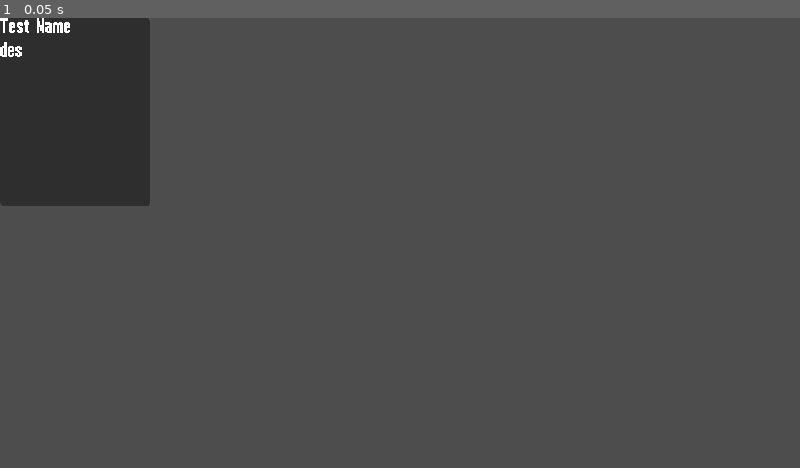
Above: before the commit, frame 1.
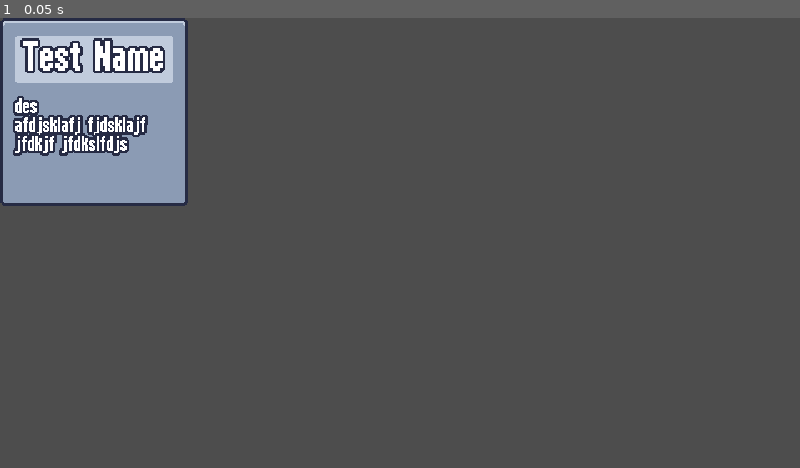
Above: after the commit, the same moment.

Repository: tes-b/godot_survival_totorial
Game: Godot game, scene res://scenes/ui/ability_upgrade_card.tscn
Two runs of this game, one before a commit and one after it. Both use one fixed random seed, a clock stepped at 60 frames per second and the inputs below. This scene is started directly instead of the project's main scene.
Inputs:
- Up to frame 1 (0.05 s): no input

The runs differ from the first frame. In frame 1, 8.2% of the frame differs, in the area x 0-24%, y 0-42%.

Commit message:
add ui texture

Diff:
--- a/resources/theme/theme.tres
+++ b/resources/theme/theme.tres
@@ -1,7 +1,32 @@
-[gd_resource type="Theme" load_steps=2 format=3 uid="uid://bf16ovvmrxj1x"]
+[gd_resource type="Theme" load_steps=5 format=3 uid="uid://bf16ovvmrxj1x"]
 
+[ext_resource type="Texture2D" uid="uid://j5lamw2tq73f" path="res://assets/ui/ui.png" id="1_ku8bc"]
 [ext_resource type="FontFile" uid="uid://chk6gghrrpgnk" path="res://resources/theme/Rockboxcond12.ttf" id="1_p6v70"]
+
+[sub_resource type="StyleBoxTexture" id="StyleBoxTexture_52kxr"]
+content_margin_left = 4.0
+content_margin_top = 4.0
+content_margin_right = 4.0
+content_margin_bottom = 4.0
+texture = ExtResource("1_ku8bc")
+texture_margin_left = 1.0
+texture_margin_top = 1.0
+texture_margin_right = 1.0
+texture_margin_bottom = 1.0
+region_rect = Rect2(18, 2, 12, 12)
+
+[sub_resource type="StyleBoxTexture" id="StyleBoxTexture_yv40b"]
+texture = ExtResource("1_ku8bc")
+texture_margin_left = 4.0
+texture_margin_top = 6.0
+texture_margin_right = 4.0
+texture_margin_bottom = 3.0
+region_rect = Rect2(0, 0, 16, 16)
 
 [resource]
 default_font = ExtResource("1_p6v70")
 default_font_size = 16
+AlternatePanelContainer/base_type = &"PanelContainer"
+AlternatePanelContainer/styles/panel = SubResource("StyleBoxTexture_52kxr")
+Label/constants/line_spacing = 0
+PanelContainer/styles/panel = SubResource("StyleBoxTexture_yv40b")
--- a/scenes/ui/ability_upgrade_card.tscn
+++ b/scenes/ui/ability_upgrade_card.tscn
@@ -4,19 +4,45 @@
 
 [node name="AbilityUpgradeCard" type="PanelContainer"]
 custom_minimum_size = Vector2(120, 150)
+offset_right = 150.0
+offset_bottom = 150.0
 script = ExtResource("1_ssbqn")
 
-[node name="VBoxContainer" type="VBoxContainer" parent="."]
+[node name="MarginContainer" type="MarginContainer" parent="."]
 layout_mode = 2
+theme_override_constants/margin_left = 8
+theme_override_constants/margin_top = 8
+theme_override_constants/margin_right = 8
+theme_override_constants/margin_bottom = 8
 
-[node name="NameLabel" type="Label" parent="VBoxContainer"]
+[node name="VBoxContainer" type="VBoxContainer" parent="MarginContainer"]
+layout_mode = 2
+theme_override_constants/separation = 12
+
+[node name="PanelContainer" type="PanelContainer" parent="MarginContainer/VBoxContainer"]
+custom_minimum_size = Vector2(0, 18)
+layout_mode = 2
+mouse_filter = 2
+theme_type_variation = &"AlternatePanelContainer"
+
+[node name="NameLabel" type="Label" parent="MarginContainer/VBoxContainer/PanelContainer"]
+unique_name_in_owner = true
+custom_minimum_size = Vector2(0, 18)
+layout_mode = 2
+theme_override_colors/font_outline_color = Color(0.14902, 0.168627, 0.266667, 1)
+theme_override_constants/outline_size = 8
+theme_override_font_sizes/font_size = 32
+text = "Test Name"
+horizontal_alignment = 1
+vertical_alignment = 2
+autowrap_mode = 2
+
+[node name="DescriptionLabel" type="Label" parent="MarginContainer/VBoxContainer"]
 unique_name_in_owner = true
 layout_mode = 2
-text = "Test Name"
-
-[node name="DescriptionLabel" type="Label" parent="VBoxContainer"]
-unique_name_in_owner = true
-layout_mode = 2
+theme_override_colors/font_shadow_color = Color(0.14902, 0.168627, 0.266667, 1)
+theme_override_colors/font_outline_color = Color(0.14902, 0.168627, 0.266667, 1)
+theme_override_constants/outline_size = 8
 text = "des
-"
+afdjsklafj fjdsklajf jfdkjf jfdkslfdjs"
 autowrap_mode = 2
Binary file added: assets/ui/ui.png
Not shown, added: assets/ui/ui.png.import
